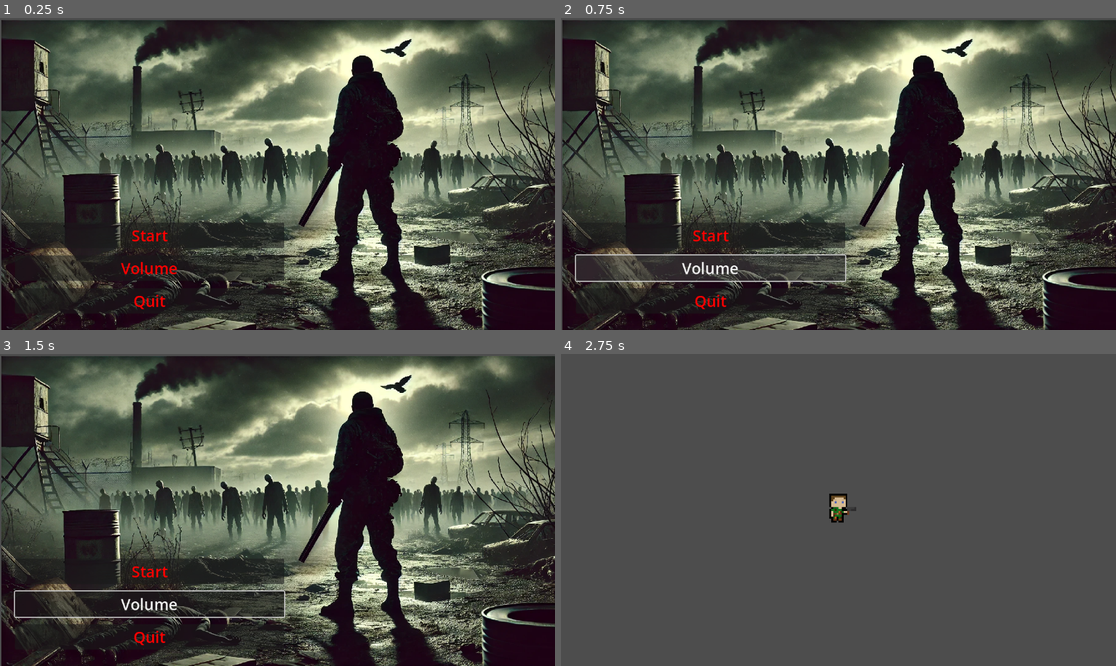
Above: before the commit, frames 1-4 (two rows, left to right).
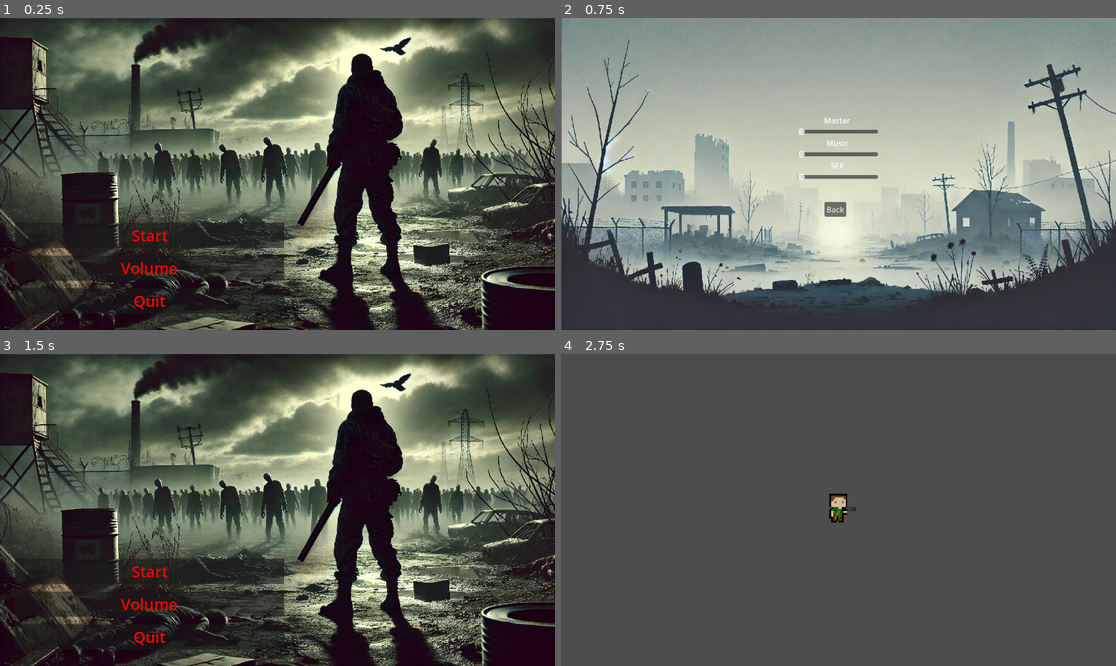
Above: after the commit, the same moments.

Repository: DrWaffle454/Cyborg-Game
Game: Godot game, scene res://Assets/Scenes/Menu UI/main_menu.tscn
Two runs of this game, one before a commit and one after it. Both use one fixed random seed, a clock stepped at 60 frames per second and the inputs below.
Inputs (mouse positions are in pixels of both pictures, inside the frame that each line leads up to):
- Up to frame 1 (0.25 s): no input
- Up to frame 2 (0.75 s): click "Volume" at 0.5 s
- Up to frame 3 (1.5 s): click (271, 544) at 1.25 s, where only the run after the commit has a clickable "Back"
- Up to frame 4 (2.75 s): click "Start" at 2 s

The runs differ from the first frame. In frame 1, 16% of the frame differs, in the area x 0-100%, y 0-100%; in frame 2, 92%; in frame 3, 17%; in frame 4, nothing differs.

Commit message:
Added volume Menu

Diff:
--- a/Assets/Scenes/Menu UI/main_menu.tscn
+++ b/Assets/Scenes/Menu UI/main_menu.tscn
@@ -1,7 +1,7 @@
 [gd_scene load_steps=3 format=3 uid="uid://b77jdog0ificl"]
 
 [ext_resource type="Script" path="res://Assets/Scripts/Menu UI/main_menu.gd" id="1_8i8x4"]
-[ext_resource type="Texture2D" uid="uid://b8uh3h02qokqw" path="res://Assets/Images/UI/cebd4002-5e35-484c-8ca9-922d0499ab4e.png" id="2_77ly1"]
+[ext_resource type="Texture2D" uid="uid://b8uh3h02qokqw" path="res://Assets/Images/UI/MainMenu.png" id="2_77ly1"]
 
 [node name="Main Menu" type="Control"]
 layout_mode = 3
@@ -43,9 +43,9 @@
 theme_override_font_sizes/font_size = 32
 text = "Quit"
 
-[node name="Sprite2D" type="Sprite2D" parent="CanvasLayer"]
-position = Vector2(580, 326.5)
-scale = Vector2(0.643973, 0.629883)
+[node name="Background Image" type="Sprite2D" parent="CanvasLayer"]
+position = Vector2(578, 324.5)
+scale = Vector2(0.646205, 0.633789)
 texture = ExtResource("2_77ly1")
 
 [connection signal="pressed" from="CanvasLayer/VBoxContainer/StartButton" to="." method="_on_start_button_pressed"]
--- a/Assets/Scenes/Menu UI/volume_menu.tscn
+++ b/Assets/Scenes/Menu UI/volume_menu.tscn
@@ -1,4 +1,8 @@
-[gd_scene format=3 uid="uid://bvh6j1ku0f34k"]
+[gd_scene load_steps=4 format=3 uid="uid://bvh6j1ku0f34k"]
+
+[ext_resource type="Script" path="res://Assets/Scripts/Menu UI/volume_menu.gd" id="1_b7d1a"]
+[ext_resource type="Texture2D" uid="uid://cdo175cegddck" path="res://Assets/Images/UI/VolumeMenu.webp" id="1_bf7dt"]
+[ext_resource type="PackedScene" uid="uid://cdur14wkxqyh0" path="res://Assets/Scenes/Menu UI/volume_slider.tscn" id="3_nl7v4"]
 
 [node name="VolumeMenu" type="Control"]
 layout_mode = 3
@@ -7,3 +11,54 @@
 anchor_bottom = 1.0
 grow_horizontal = 2
 grow_vertical = 2
+script = ExtResource("1_b7d1a")
+
+[node name="Dall·e2024-08-1412_14_28-ASimplifiedPost-apocalypticSceneWithAMinimalisticBackground,FeaturingOnlyAFewRuinedStructuresAndACloudy,OvercastSky_TheEnvironment" type="Sprite2D" parent="."]
+position = Vector2(579.5, 324)
+scale = Vector2(0.645647, 0.634766)
+texture = ExtResource("1_bf7dt")
+
+[node name="VBoxContainer" type="VBoxContainer" parent="."]
+z_index = 1
+layout_mode = 0
+offset_left = 490.0
+offset_top = 201.0
+offset_right = 658.0
+offset_bottom = 241.0
+
+[node name="Label" type="Label" parent="VBoxContainer"]
+layout_mode = 2
+text = "Master"
+horizontal_alignment = 1
+
+[node name="MasterVolume" parent="VBoxContainer" instance=ExtResource("3_nl7v4")]
+layout_mode = 2
+bus_name = "Master"
+
+[node name="Label2" type="Label" parent="VBoxContainer"]
+layout_mode = 2
+text = "Music"
+horizontal_alignment = 1
+
+[node name="MusicVolume" parent="VBoxContainer" instance=ExtResource("3_nl7v4")]
+layout_mode = 2
+bus_name = "Music"
+
+[node name="Label3" type="Label" parent="VBoxContainer"]
+layout_mode = 2
+text = "SFX"
+horizontal_alignment = 1
+
+[node name="SFXVolume" parent="VBoxContainer" instance=ExtResource("3_nl7v4")]
+layout_mode = 2
+bus_name = "SFX"
+
+[node name="Button" type="Button" parent="."]
+layout_mode = 0
+offset_left = 547.0
+offset_top = 382.0
+offset_right = 592.0
+offset_bottom = 413.0
+text = "Back"
+
+[connection signal="pressed" from="Button" to="." method="_on_button_pressed"]
--- /dev/null
+++ b/Assets/Scenes/Menu UI/volume_slider.tscn
@@ -0,0 +1,8 @@
+[gd_scene load_steps=2 format=3 uid="uid://cdur14wkxqyh0"]
+
+[ext_resource type="Script" path="res://Assets/Scripts/Menu UI/VolumeSlider.gd" id="1_4ep5c"]
+
+[node name="VolumeSlider" type="HSlider"]
+offset_right = 410.0
+offset_bottom = 17.0
+script = ExtResource("1_4ep5c")
--- /dev/null
+++ b/Assets/Scripts/Menu UI/VolumeSlider.gd
@@ -0,0 +1,20 @@
+extends HSlider
+
+@export
+var bus_name: String
+
+var bus_index: int
+
+func _ready() -> void:
+	bus_index = AudioServer.get_bus_index(bus_name)
+	value_changed.connect(_on_value_changed)
+
+	value = db_to_linear(
+		AudioServer.get_bus_volume_db(bus_index)
+	)
+
+func _on_value_changed(value: float) -> void:
+	AudioServer.set_bus_volume_db(
+		bus_index,
+		linear_to_db(value)
+	)
--- a/Assets/Scripts/Menu UI/main_menu.gd
+++ b/Assets/Scripts/Menu UI/main_menu.gd
@@ -9,7 +9,7 @@
 
 #Options Button
 func _on_options_button_pressed():
-	pass # Replace with function body.
+	get_tree().change_scene_to_file("res://Assets/Scenes/Menu UI/volume_menu.tscn")
 
 
 #Quit button
--- /dev/null
+++ b/Assets/Scripts/Menu UI/volume_menu.gd
@@ -0,0 +1,6 @@
+extends Control
+
+
+
+func _on_button_pressed():
+	get_tree().change_scene_to_file("res://Assets/Scenes/Menu UI/main_menu.tscn")
--- /dev/null
+++ b/default_bus_layout.tres
@@ -0,0 +1,15 @@
+[gd_resource type="AudioBusLayout" format=3 uid="uid://d04l83r1ih7lp"]
+
+[resource]
+bus/1/name = &"Music"
+bus/1/solo = false
+bus/1/mute = false
+bus/1/bypass_fx = false
+bus/1/volume_db = 0.0
+bus/1/send = &"Master"
+bus/2/name = &"SFX"
+bus/2/solo = false
+bus/2/mute = false
+bus/2/bypass_fx = false
+bus/2/volume_db = 0.0
+bus/2/send = &"Master"
Renamed: Assets/Images/UI/cebd4002-5e35-484c-8ca9-922d0499ab4e.png -> Assets/Images/UI/MainMenu.png
Not shown, added: Assets/Images/UI/MainMenu.png.import
Binary file added: Assets/Images/UI/VolumeMenu.webp
Not shown, changed: Assets/Images/UI/VolumeMenu.webp.import
